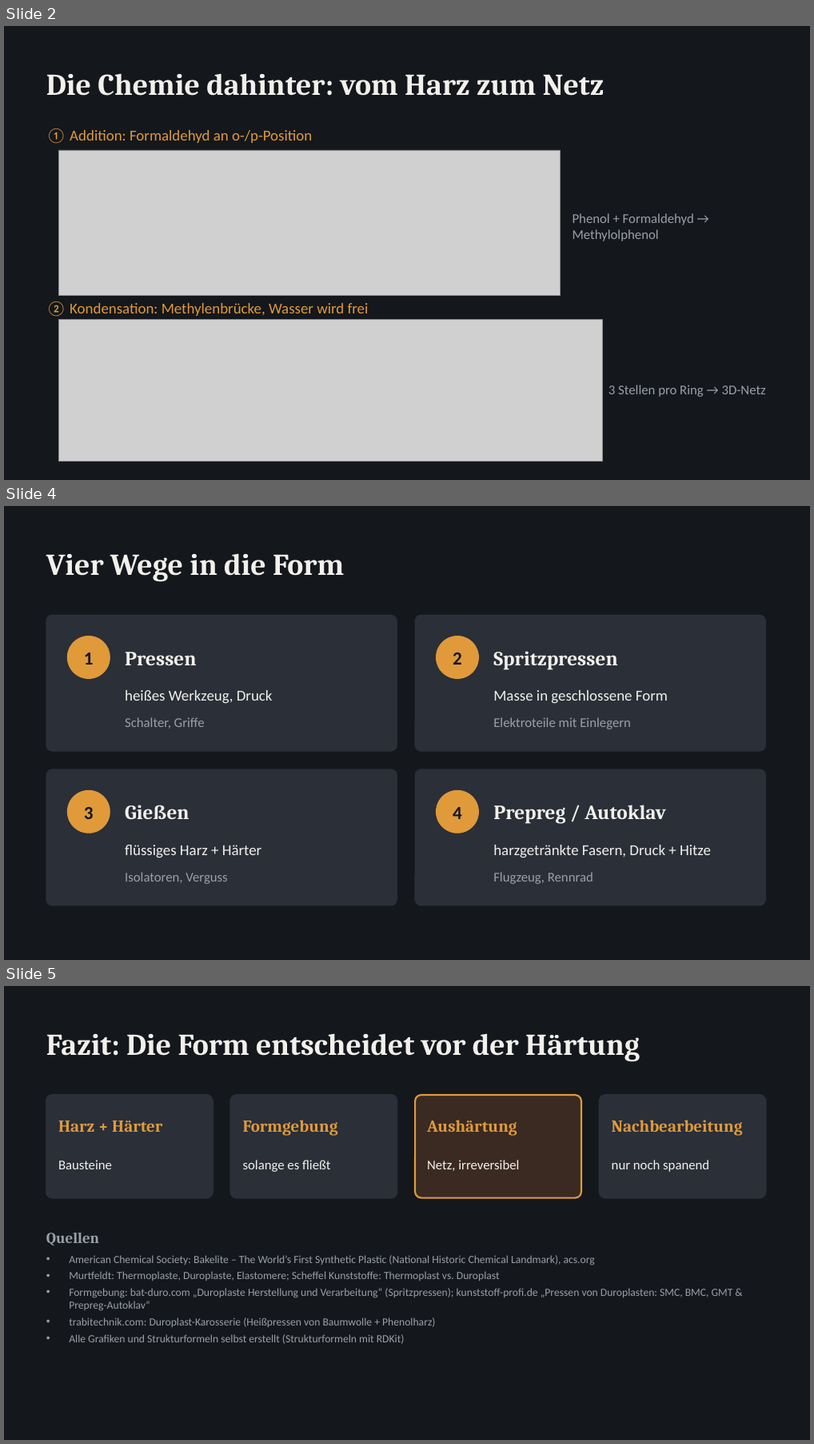
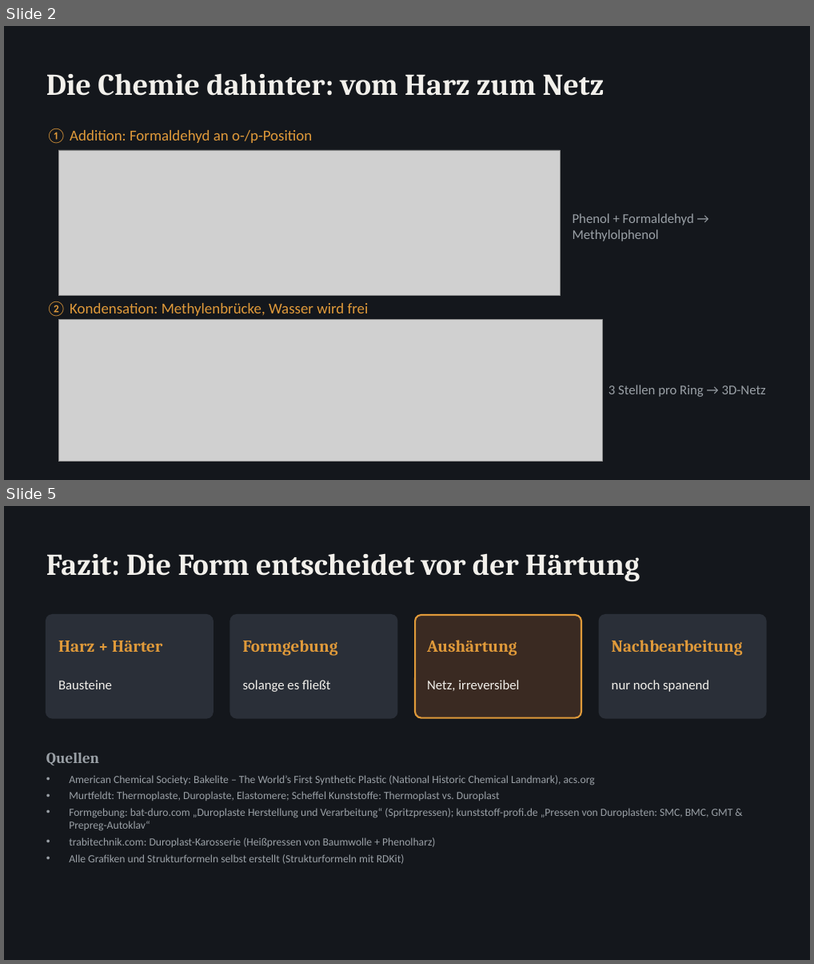
Before and after one commit to tgg-8/Contend-creation-, a slide deck: Duroplaste_Herstellung.pptx. Shown one above the other, each under a label of ours: slides 2, 4 and 5 before the commit, slides 2 and 5 after it; the slides between them are not shown. The pictures are 814x1444 and 814x964 pixels, drawn with LibreOffice and Linux fonts; fonts in the diff are those of the drawing; grey boxes stand for pictures. Boxes give left, top, right and bottom in pixels: in the first picture for what was removed or moved away, otherwise in the second. Text is boxed around its words. In the diff, an @@ line names an element or a change of style, - is before the commit and + after.

```diff
--- a/Duroplaste_Herstellung.pptx
+++ b/Duroplaste_Herstellung.pptx
@@ slide 4 removed at (4, 506, 810, 960), background #14171C @@
@@ text removed at (46, 553, 344, 582) @@
-Vier Wege in die Form
@@ rounded rectangle removed at (46, 615, 398, 751) @@
@@ rounded rectangle removed at (415, 615, 766, 751) @@
@@ ellipse removed at (67, 636, 110, 679) @@
@@ ellipse removed at (437, 636, 479, 679) @@
@@ text removed at (84, 652, 94, 664) @@
-1
@@ text removed at (125, 652, 196, 665) @@
-Pressen
@@ text removed at (453, 652, 462, 664) @@
-2
@@ text removed at (494, 651, 618, 670) @@
-Spritzpressen
@@ text removed at (125, 690, 273, 703) @@
-heißes Werkzeug, Druck
@@ text removed at (494, 690, 668, 704) @@
-Masse in geschlossene Form
@@ text removed at (125, 717, 205, 728) @@
-Schalter, Griffe
@@ text removed at (494, 717, 631, 729) @@
-Elektroteile mit Einlegern
@@ rounded rectangle removed at (46, 769, 398, 905) @@
@@ rounded rectangle removed at (415, 769, 766, 905) @@
@@ ellipse removed at (67, 790, 110, 832) @@
@@ ellipse removed at (437, 790, 479, 832) @@
@@ text removed at (84, 807, 94, 819) @@
-3
@@ text removed at (125, 804, 189, 820) @@
-Gießen
@@ text removed at (453, 807, 462, 819) @@
-4
@@ text removed at (494, 804, 666, 824) @@
-Prepreg / Autoklav
@@ text removed at (125, 844, 262, 858) @@
-flüssiges Harz + Härter
@@ text removed at (494, 844, 711, 858) @@
-harzgetränkte Fasern, Druck + Hitze
@@ text removed at (125, 872, 227, 884) @@
-Isolatoren, Verguss
@@ text removed at (494, 872, 594, 884) @@
-Flugzeug, Rennrad
```
Also in this commit, not shown: 2 slides added, 1 other slide removed.
